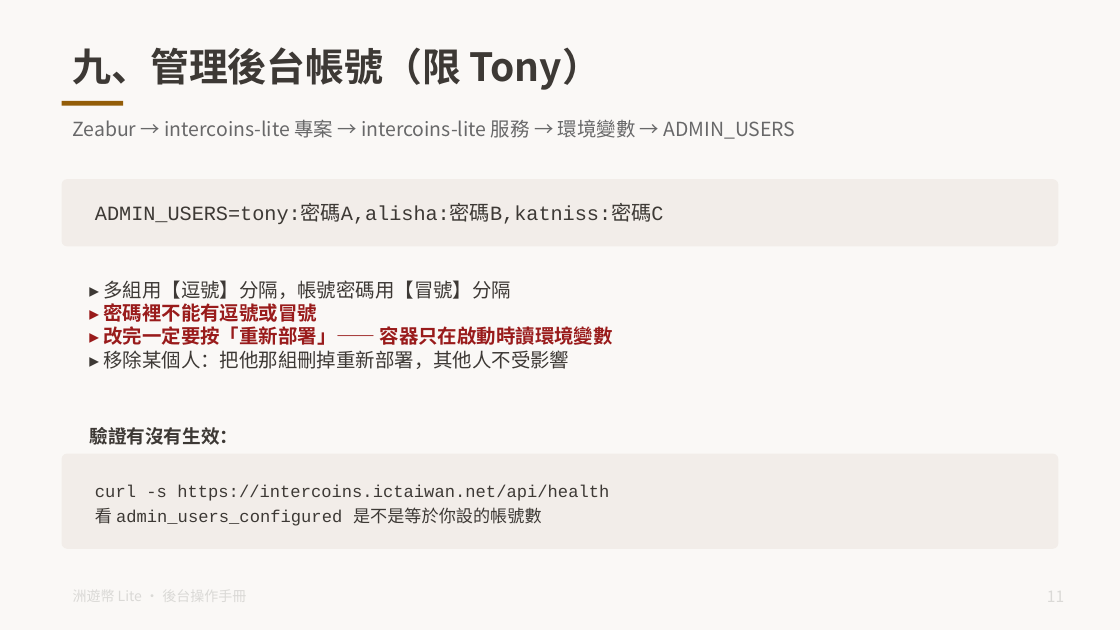
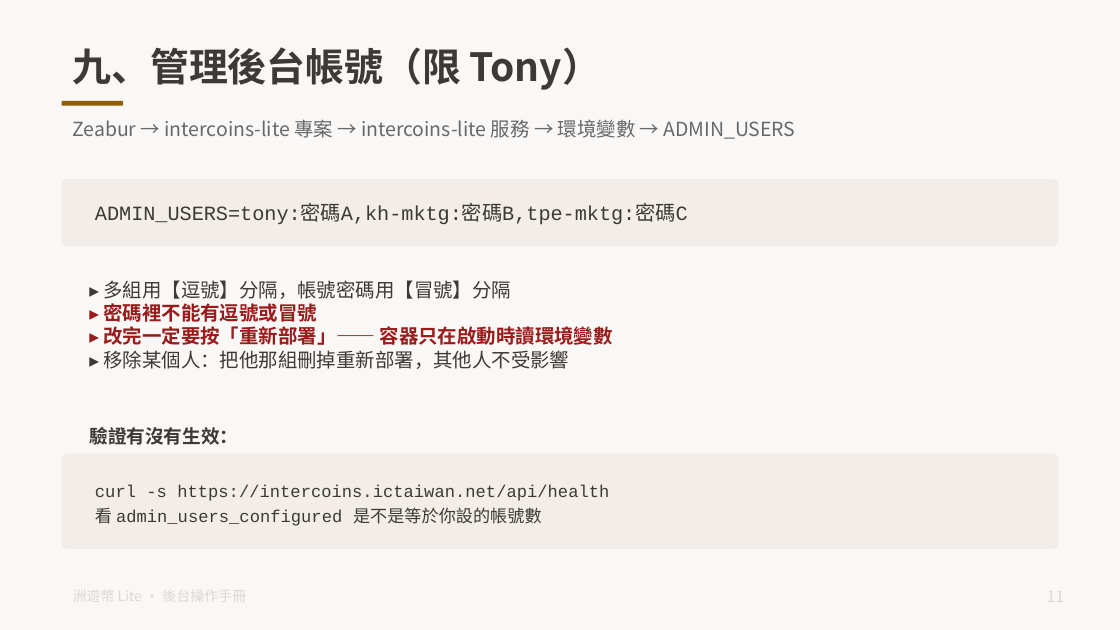
Before and after one commit to tony1229kimo/intercoins-lite, a slide deck: slide 12 of docs/洲遊幣Lite_後台操作手冊.pptx. Drawn at 1120x630 pixels with LibreOffice and Linux fonts; fonts in the diff are those of the drawing. Boxes give left, top, right and bottom in pixels: in the first picture for what was removed or moved away, otherwise in the second. Text is boxed around its words. In the diff, an @@ line names an element or a change of style, - is before the commit and + after.

```diff
--- a/docs/洲遊幣Lite_後台操作手冊.pptx
+++ b/docs/洲遊幣Lite_後台操作手冊.pptx
@@ text at bbox=[95, 206, 688, 224]: text changed @@
-ADMIN_USERS=tony:密碼A,alisha:密碼B,katniss:密碼C
+ADMIN_USERS=tony:密碼A,kh-mktg:密碼B,tpe-mktg:密碼C
```
Also in this commit, not shown: 9 other files.
